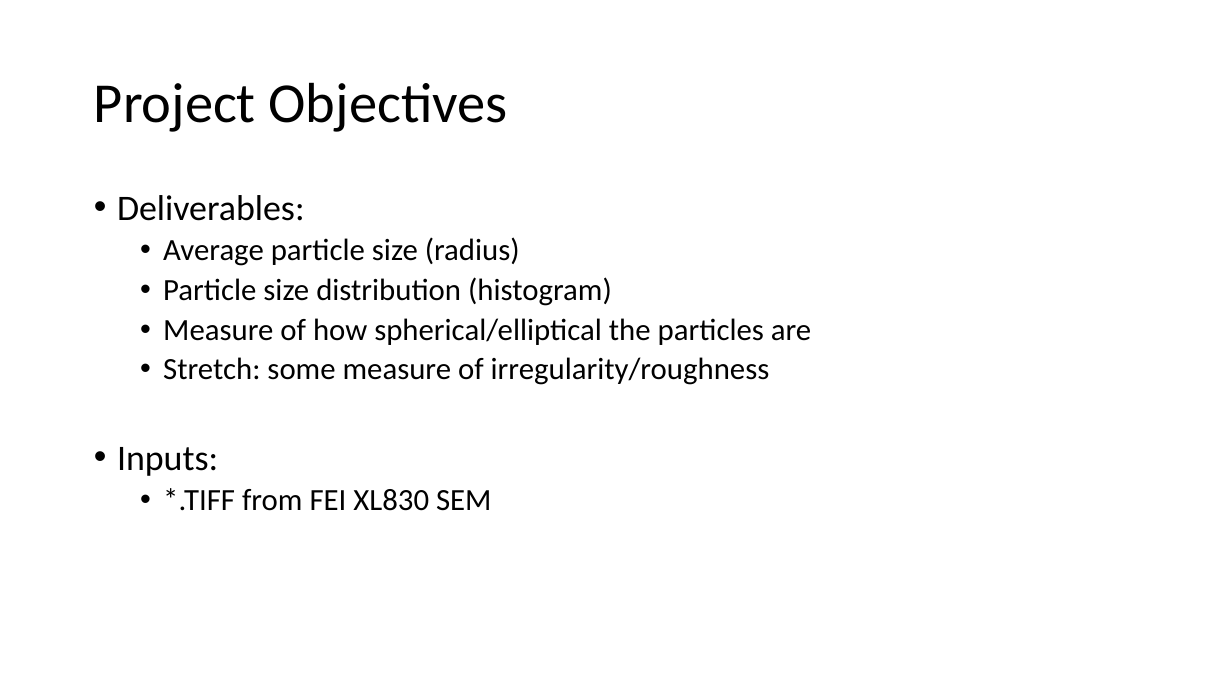
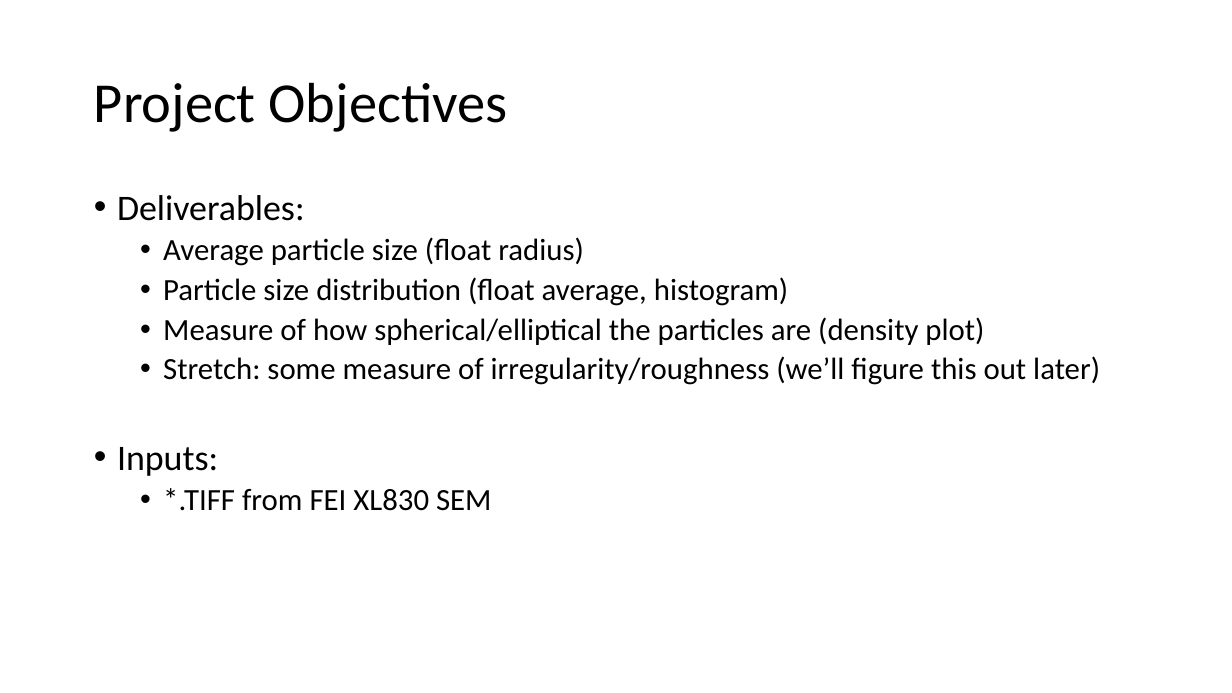
Before and after one commit to rgebhart/nanoBALLS, a slide deck: slide 2 of TechReview_Presentation.pptx. Drawn at 1232x693 pixels with LibreOffice and Linux fonts; fonts in the diff are those of the drawing. Boxes give left, top, right and bottom in pixels: in the first picture for what was removed or moved away, otherwise in the second. Text is boxed around its words. In the diff, an @@ line names an element or a change of style, - is before the commit and + after.

```diff
--- a/TechReview_Presentation.pptx
+++ b/TechReview_Presentation.pptx
@@ text at (163, 237, 1100, 385): text changed @@
-  • Average particle size (radius)
-  • Particle size distribution (histogram)
-  • Measure of how spherical/elliptical the particles are
-  • Stretch: some measure of irregularity/roughness
+  • Average particle size (float radius)
+  • Particle size distribution (float average, histogram)
+  • Measure of how spherical/elliptical the particles are (density plot)
+  • Stretch: some measure of irregularity/roughness (we’ll figure this out later)
```
Also in this commit, not shown: 1 other slide changed.
